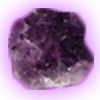
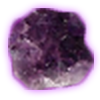
The second 100×100 image is a revision of the first. Changes to its layers:
pixels changed over [0, 0, 100, 100] (layer not identified)
